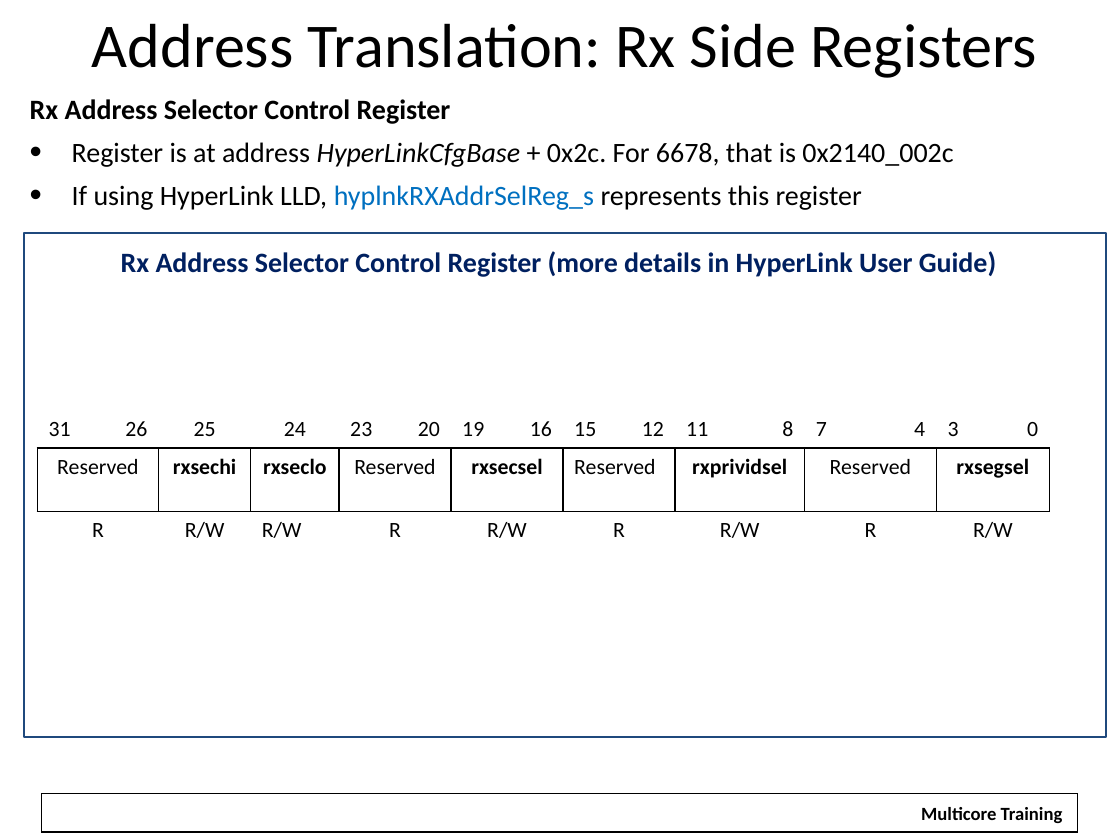
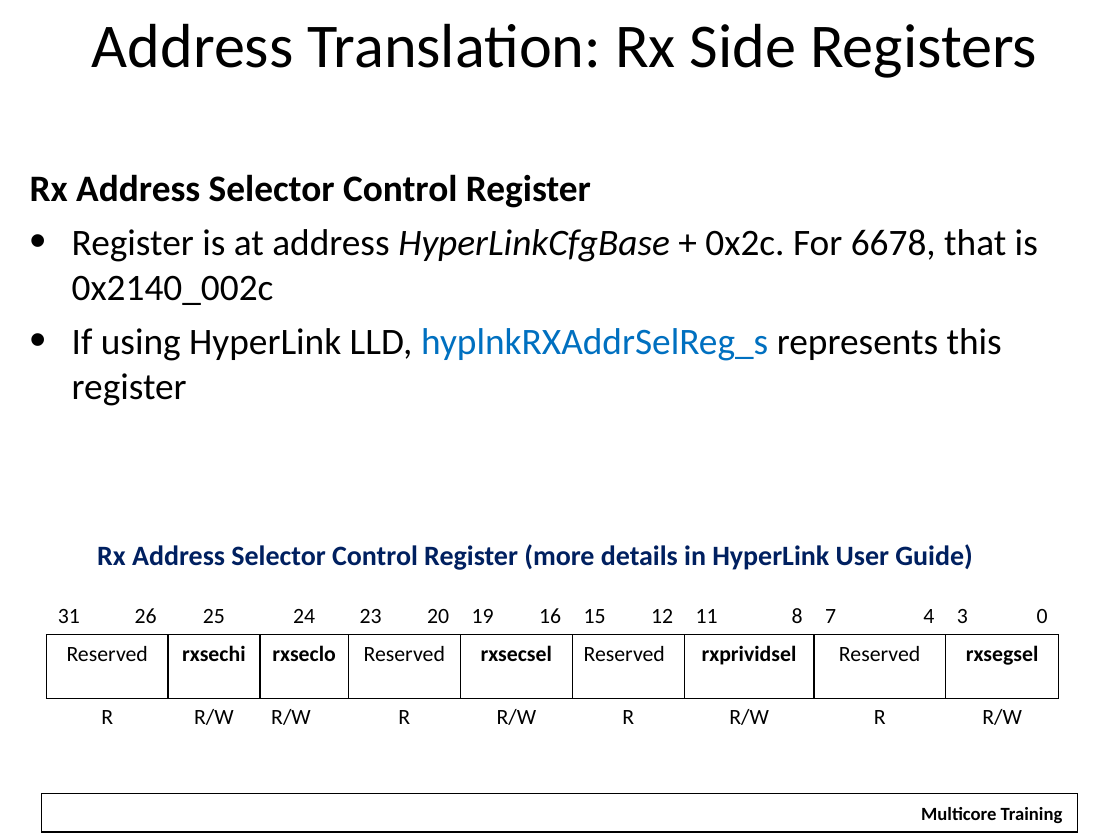
Before and after one commit to hari1989/keystone-workshop, a slide deck: slide 21 of slides/Intro to Hyperlink.pptx (slide 22 before the commit). Drawn at 1120x840 pixels with LibreOffice and Linux fonts; fonts in the diff are those of the drawing; background and template pictures are left out. Boxes give left, top, right and bottom in pixels: in the first picture for what was removed or moved away, otherwise in the second. Text is boxed around its words. In the diff, an @@ line names an element or a change of style, - is before the commit and + after.

Commit message:
Insert latest address translation

```diff
--- a/slides/Intro to Hyperlink.pptx
+++ b/slides/Intro to Hyperlink.pptx
@@ text "Rx Address Selector Control Register": place and size @@
-text "Rx Address Selector Control Register" at (30,99,953,210)
+text "Rx Address Selector Control Register" at (30,174,1038,406)
@@ text "Rx Address Selector Control Register" at (30,174,1038,406): size 18 to 24 pt @@
@@ rectangle removed at (24,233,1107,737) @@
@@ text "Rx Address Selector Control Register ...": place and size @@
-text "Rx Address Selector Control Register ..." at (121,251,996,277)
+text "Rx Address Selector Control Register ..." at (97,544,972,570)
@@ table: place and size @@
-table at (37,411,1049,558)
+table at (47,597,1060,744)
```
Also in this commit, not shown: 20 other slides changed, 1 slide added, 2 slides removed.
